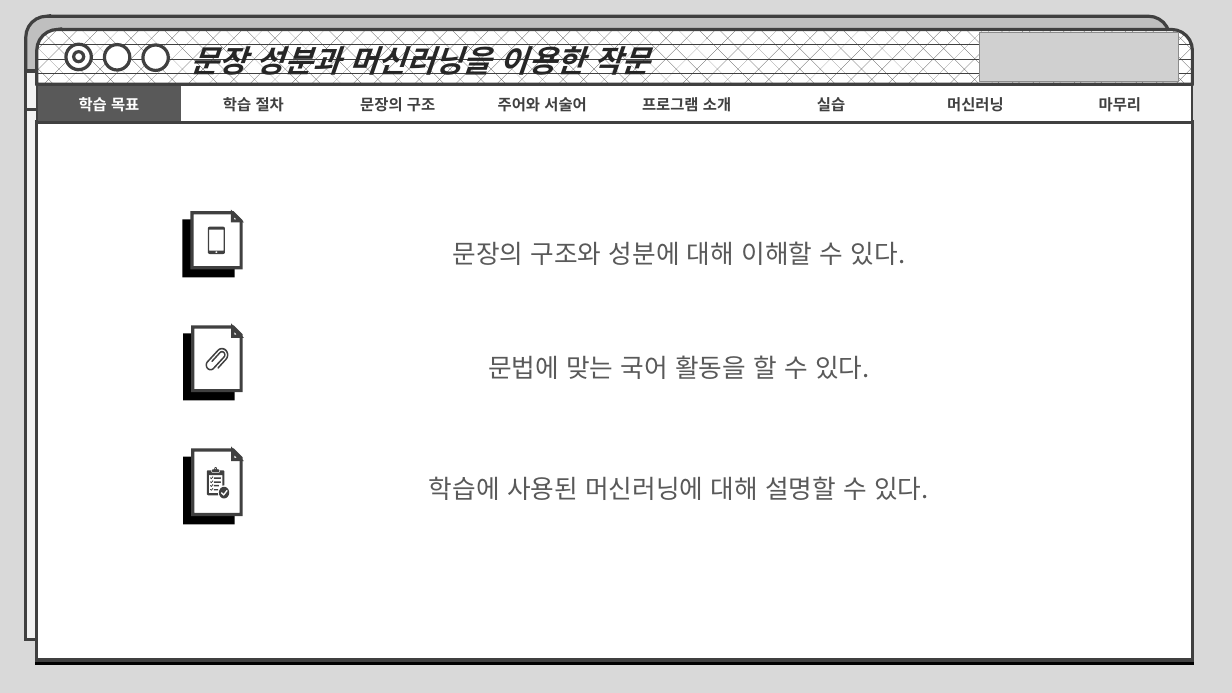
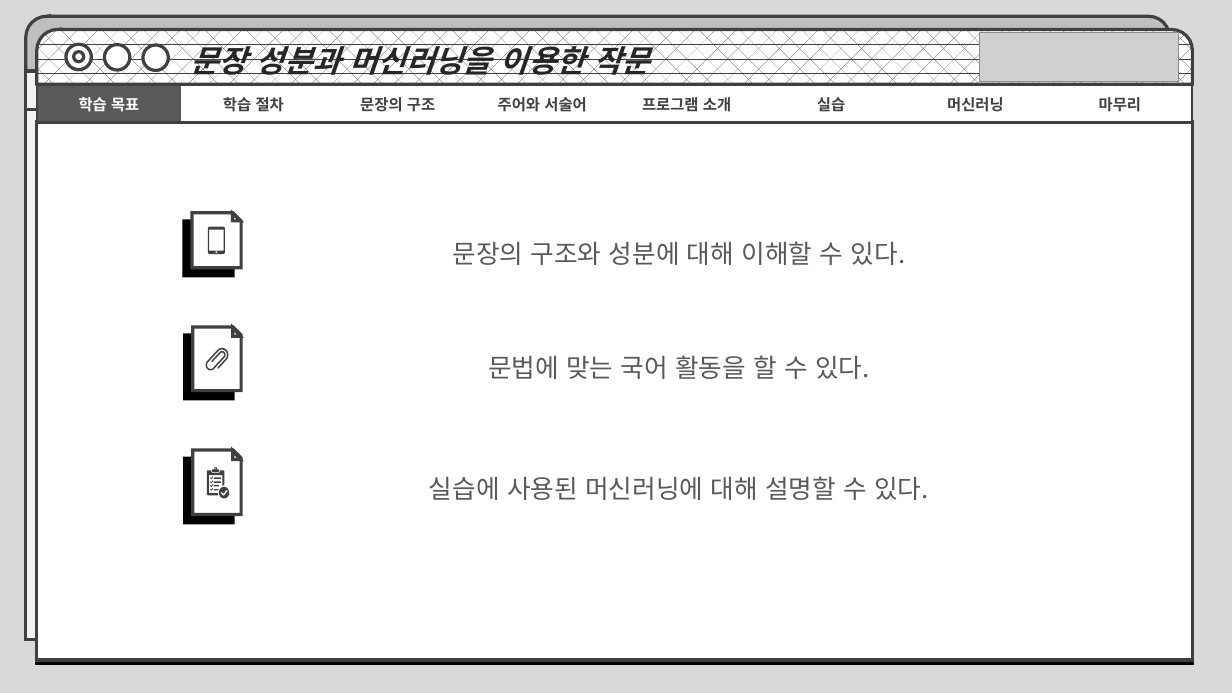
Before and after one commit to MachineLearningPython/E.Korean-Subject-and-Predicate, a slide deck: slide 2 of 문장의 성분과 머신러닝을 통한 작문.pptx. Drawn at 1232x693 pixels with LibreOffice and Linux fonts; fonts in the diff are those of the drawing; grey boxes stand for pictures. Boxes give left, top, right and bottom in pixels: in the first picture for what was removed or moved away, otherwise in the second. Text is boxed around its words. In the diff, an @@ line names an element or a change of style, - is before the commit and + after.

```diff
--- a/문장의 성분과 머신러닝을 통한 작문.pptx
+++ b/문장의 성분과 머신러닝을 통한 작문.pptx
@@ text at (x1=429, y1=476, x2=929, y2=500): text changed @@
-학습에 사용된 머신러닝에 대해 설명할 수 있다.
+실습에 사용된 머신러닝에 대해 설명할 수 있다.
```
Also in this commit, not shown: 4 other slides changed.
